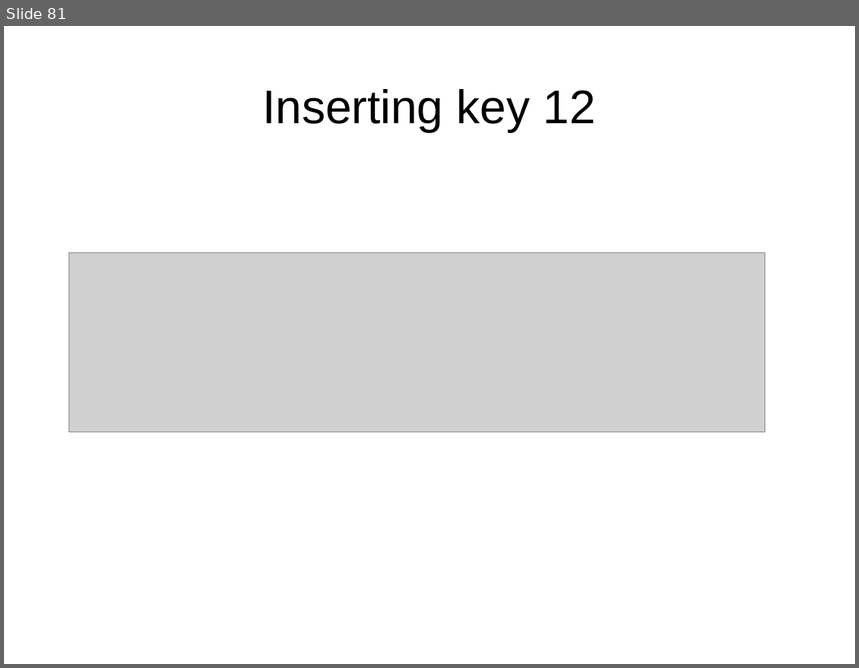
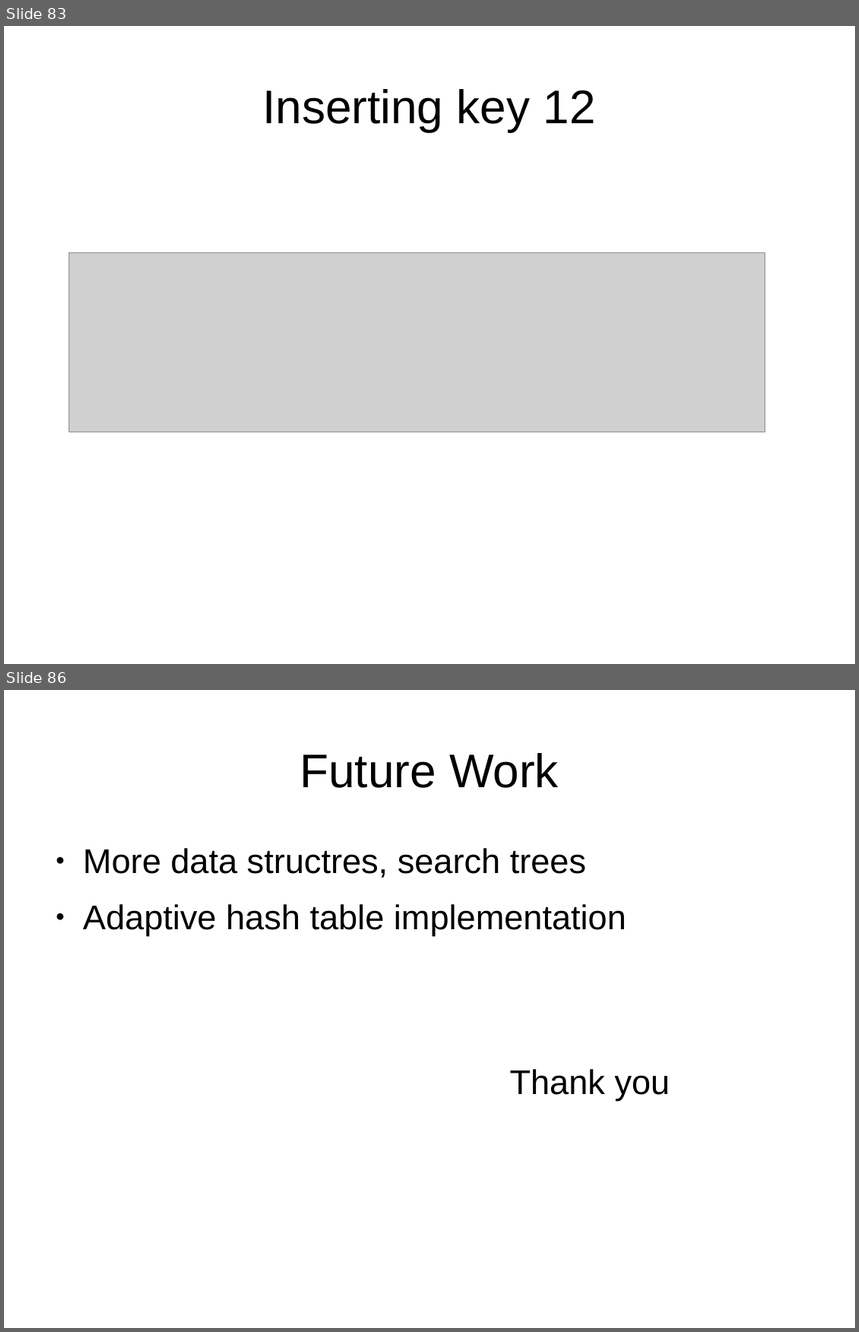
Before and after one commit to mpastyl/my_thesis, a slide deck: presentation.odp. Shown one above the other, each under a label of ours: slide 81 before the commit, slides 83 and 86 after it; the slides between them are not shown. The pictures are 859x668 and 859x1332 pixels, drawn with LibreOffice and Linux fonts; fonts in the diff are those of the drawing; grey boxes stand for pictures. Boxes give left, top, right and bottom in pixels: in the first picture for what was removed or moved away, otherwise in the second. Text is boxed around its words. In the diff, an @@ line names an element or a change of style, - is before the commit and + after.

```diff
--- a/presentation.odp
+++ b/presentation.odp
@@ slide 86 added at (4,690,855,1328), background #FFFFFF @@
@@ title added at (300,753,559,788), 44 pt, text #000000 @@
+Future Work
@@ text added at (83,848,671,1101), 32 pt, text #000000 @@
+● More data structres, search trees
+● Adaptive hash table implementation
+  Thank you
@@ what was slide 81 is now slide 83 @@
```
Also in this commit, not shown: 8 slides changed, 3 other slides added, 4 other files.
